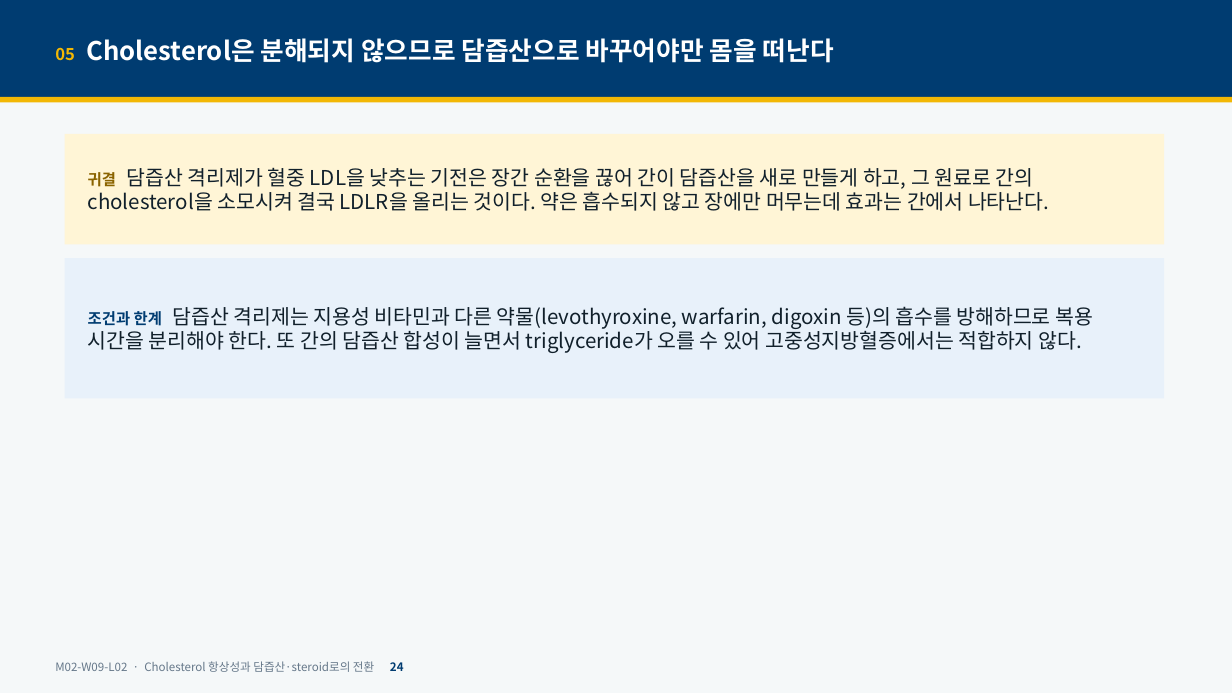
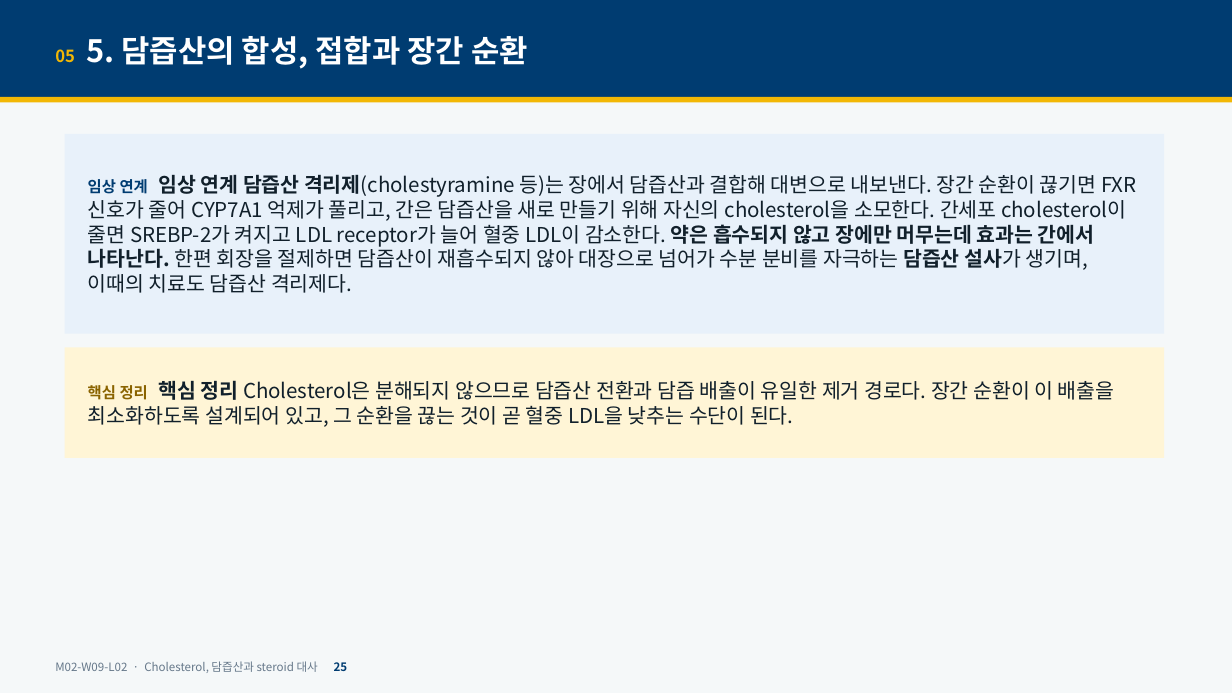
Before and after one commit to hoperiasd2/hoperiasd2.github.io, a slide deck: slide 25 of curriculum/M02/W09/L02/slides.pptx (slide 24 before the commit). Drawn at 1232x693 pixels with LibreOffice and Linux fonts; fonts in the diff are those of the drawing. Boxes give left, top, right and bottom in pixels: in the first picture for what was removed or moved away, otherwise in the second. Text is boxed around its words. In the diff, an @@ line names an element or a change of style, - is before the commit and + after.

```diff
--- a/curriculum/M02/W09/L02/slides.pptx
+++ b/curriculum/M02/W09/L02/slides.pptx
@@ text at (55, 36, 528, 69): text changed; size 20 to 24 pt @@
-05 Cholesterol은 분해되지 않으므로 담즙산으로 바꾸어야만 몸을 떠난다
+05 5. 담즙산의 합성, 접합과 장간 순환
@@ rectangle "임상 연계 임상 연계 담즙산 ...": place and size @@
-rectangle "임상 연계 임상 연계 담즙산 ..." at (65, 134, 1165, 244)
+rectangle "임상 연계 임상 연계 담즙산 ..." at (65, 134, 1165, 334)
@@ rectangle "임상 연계 임상 연계 담즙산 ..." at (65, 134, 1165, 334): fill #FFF5D6 to #E8F1FA @@
@@ text in rectangle at (88, 174, 1136, 293): text changed @@
-귀결 담즙산 격리제가 혈중 LDL을 낮추는 기전은 장간 순환을 끊어 간이 담즙산을 새로 만들게 하고, 그 원료로 간의 cholesterol을 소모시켜 결국 LDLR을 올리는 것이다. 약은 흡수되지 않고 장에만 머무는데 효과는 간에서 나타난다.
+임상 연계 임상 연계 담즙산 격리제(cholestyramine 등)는 장에서 담즙산과 결합해 대변으로 내보낸다. 장간 순환이 끊기면 FXR 신호가 줄어 CYP7A1 억제가 풀리고, 간은 담즙산을 새로 만들기 위해 자신의 cholesterol을 소모한다. 간세포 cholesterol이 줄면 SREBP-2가 켜지고 LDL receptor가 늘어 혈중 LDL이 감소한다. 약은 흡수되지 않고 장에만 머무는데 효과는 간에서 나타난다. 한편 회장을 절제하면 담즙산이 재흡수되지 않아 대장으로 넘어가 수분 분비를 자극하는 담즙산 설사가 생기며, 이때의 치료도 담즙산 격리제다.
@@ rectangle "핵심 정리 핵심 정리 Cholesterol은 ...": place and size @@
-rectangle "핵심 정리 핵심 정리 Cholesterol은 ..." at (65, 258, 1165, 398)
+rectangle "핵심 정리 핵심 정리 Cholesterol은 ..." at (65, 348, 1165, 457)
@@ rectangle "핵심 정리 핵심 정리 Cholesterol은 ..." at (65, 348, 1165, 457): fill #E8F1FA to #FFF5D6 @@
@@ text in rectangle at (88, 380, 1115, 427): text changed @@
-조건과 한계 담즙산 격리제는 지용성 비타민과 다른 약물(levothyroxine, warfarin, digoxin 등)의 흡수를 방해하므로 복용 시간을 분리해야 한다. 또 간의 담즙산 합성이 늘면서 triglyceride가 오를 수 있어 고중성지방혈증에서는 적합하지 않다.
+핵심 정리 핵심 정리 Cholesterol은 분해되지 않으므로 담즙산 전환과 담즙 배출이 유일한 제거 경로다. 장간 순환이 이 배출을 최소화하도록 설계되어 있고, 그 순환을 끊는 것이 곧 혈중 LDL을 낮추는 수단이 된다.
@@ text at (55, 661, 348, 673): text changed @@
-M02-W09-L02 · Cholesterol 항상성과 담즙산·steroid로의 전환 24
+M02-W09-L02 · Cholesterol, 담즙산과 steroid 대사 25
```
Also in this commit, not shown: 32 other slides changed, 11 slides added, 10 slides removed, 10 other files.
